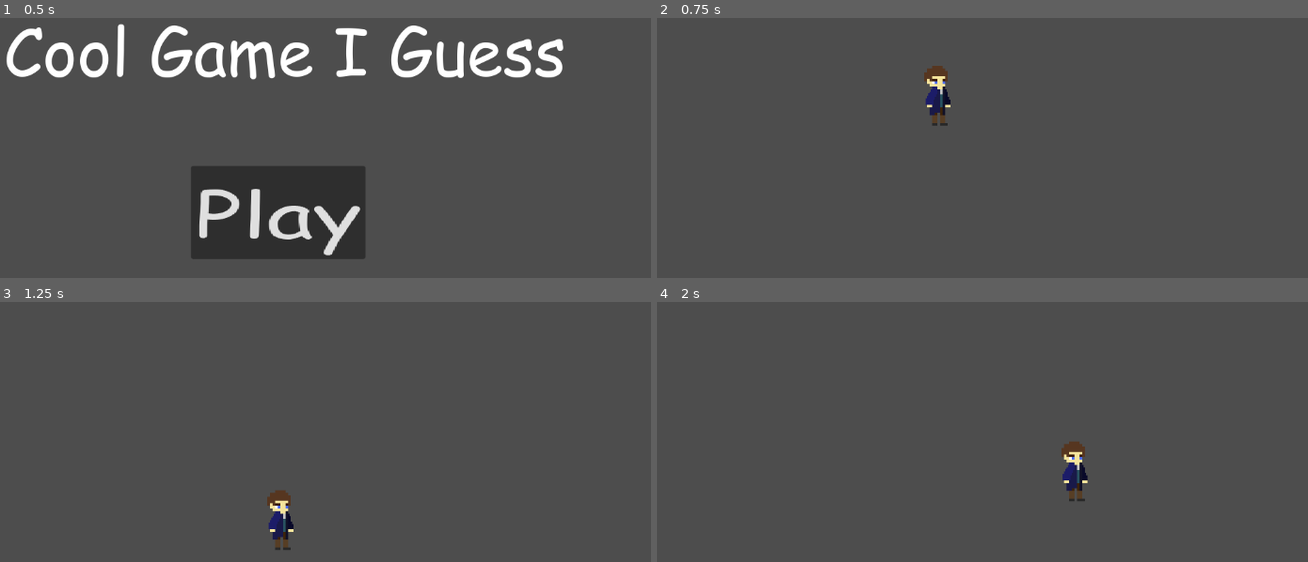
Above: before the commit, frames 1-4 (two rows, left to right).
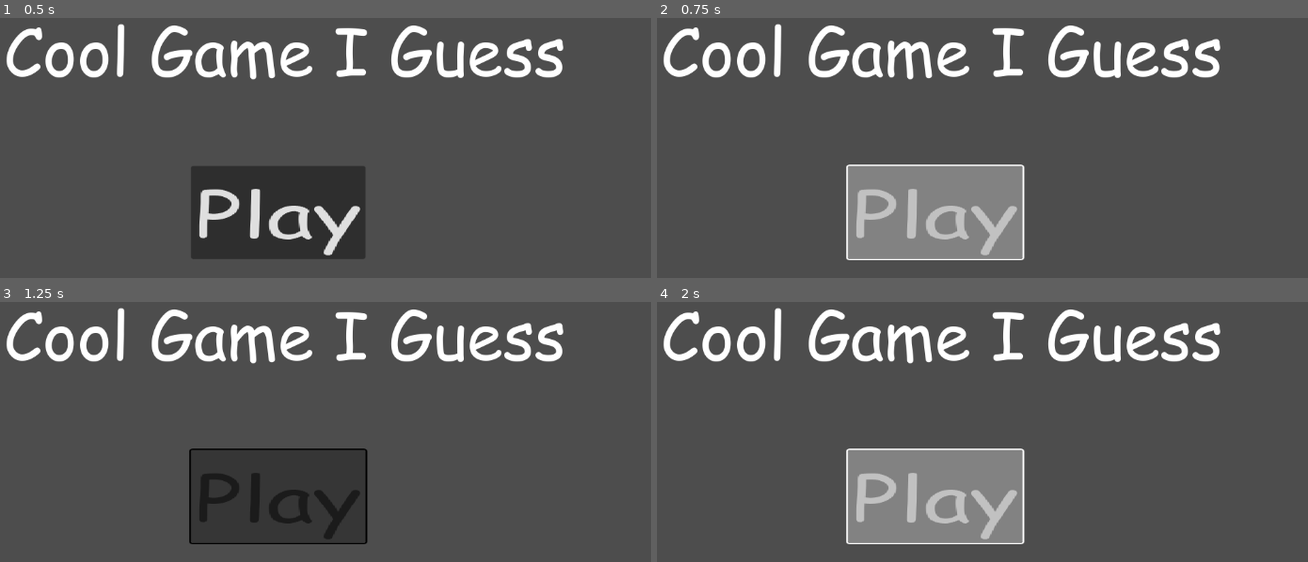
Above: after the commit, the same moments.

Repository: GitJustAPerson/Bullet-R.E.P.O.
Game: Godot game, scene res://assets/scenes/game.tscn
Same seed, same stepped clock (60 frames per second), same inputs: the game is played once before the commit and once after it.
Inputs:
- Up to frame 1 (0.5 s): no input
- Up to frame 2 (0.75 s): click "Play" at 0.5 s
- Up to frame 3 (1.25 s): no input
- Up to frame 4 (2 s): hold D (walk_right) from 1.28 s (still down); tap Space (walk_jump) at 1.52 s

Frame 1 is identical in both runs. In frame 2, 16% of the frame differs, in the area x 1-87%, y 2-94%; in frame 3, 8.4%; in frame 4, 16%.

Commit message:
Added a cool little effect when you press play

Diff:
--- a/assets/scenes/game.tscn
+++ b/assets/scenes/game.tscn
@@ -48,6 +48,9 @@
 theme_override_font_sizes/font_size = 100
 text = "Play"
 
+[node name="FlashTimer" type="Timer" parent="StartMenu"]
+wait_time = 0.1
+
 [node name="AudioStreamPlayer2D" type="AudioStreamPlayer2D" parent="."]
 
 [connection signal="pressed" from="StartMenu/Button" to="StartMenu" method="_on_button_pressed"]
--- a/assets/scripts/start_menu.gd
+++ b/assets/scripts/start_menu.gd
@@ -1,16 +1,32 @@
-extends Node
+extends Node;
 
-@onready var title: Label = $Title
-@onready var button: Button = $Button
-@onready var audio_stream_player_2d: AudioStreamPlayer2D = $"../AudioStreamPlayer2D"
+@onready var title: Label = $Title;
+@onready var button: Button = $Button;
+@onready var flash_timer: Timer = $FlashTimer;
 
-signal game_start
+@onready var audio_stream_player_2d: AudioStreamPlayer2D = $"../AudioStreamPlayer2D";
 
-const PLAY_BUTTON_PRESSED = preload("res://assets/sounds/play_button_pressed.wav")
+signal game_start;
+
+const PLAY_BUTTON_PRESSED = preload("res://assets/sounds/play_button_pressed.wav");
 
 func _on_button_pressed() -> void:
-	title.queue_free()
-	button.queue_free()
-	game_start.emit()
-	audio_stream_player_2d.stream = PLAY_BUTTON_PRESSED
-	audio_stream_player_2d.play()
+	button.disabled = true;
+
+	audio_stream_player_2d.stream = PLAY_BUTTON_PRESSED;
+	audio_stream_player_2d.play();
+
+	flash_timer.start()
+
+	for i in 8:
+		button.modulate = Color(0, 0, 0);
+		await flash_timer.timeout
+		button.modulate = Color(255, 255, 255);
+		flash_timer.start()
+		await flash_timer.timeout
+
+
+	title.queue_free();
+	button.queue_free();
+
+	game_start.emit();
